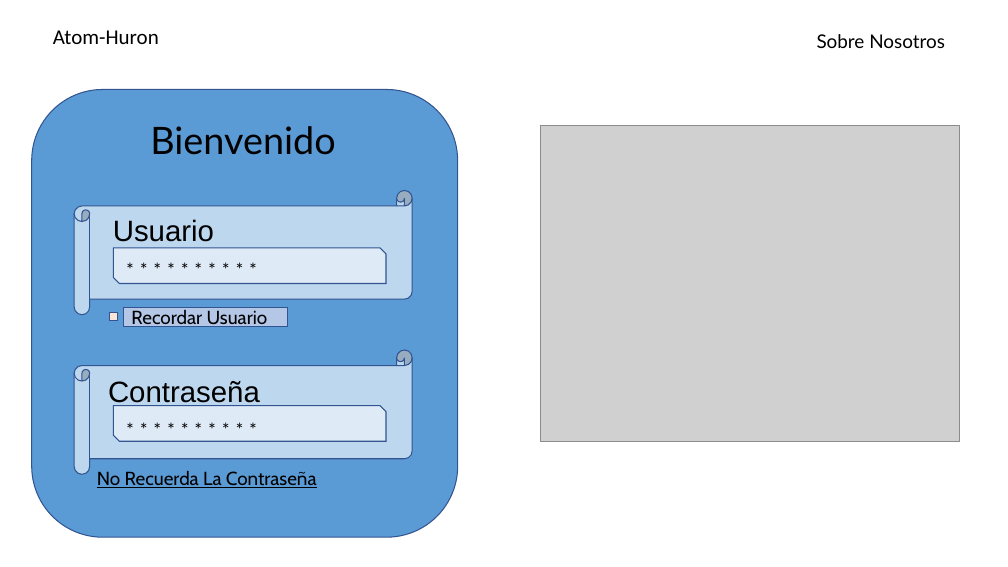
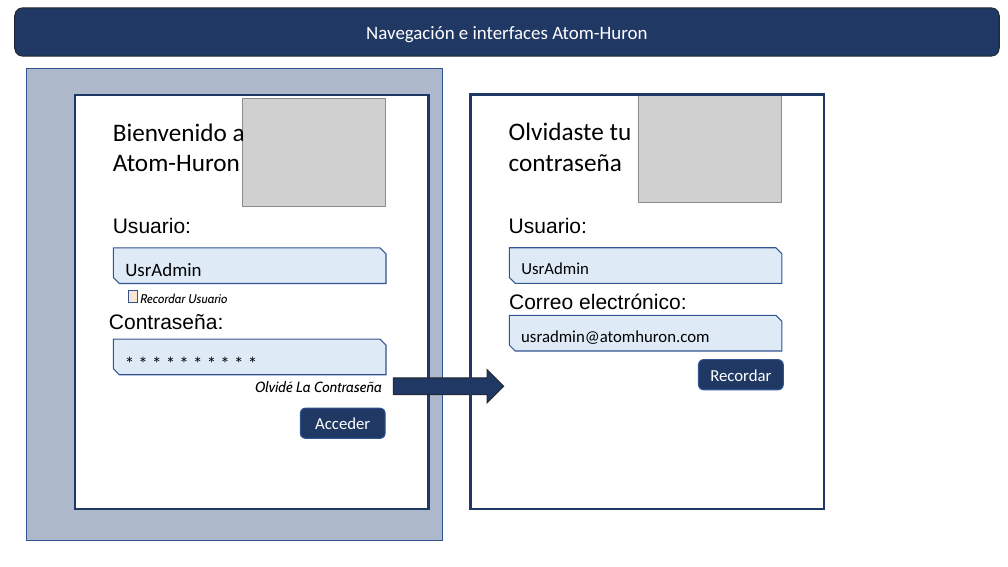
Before and after one commit to FerneyToledo/CMDB-Proyecto-Ciclo3, a slide deck: slide 1 of Documentación/Sprint 1/Navegación entre interfases e Interfases gráficas de usuario.pptx. Drawn at 1008x567 pixels with LibreOffice and Linux fonts; fonts in the diff are those of the drawing; grey boxes stand for pictures. Boxes give left, top, right and bottom in pixels: in the first picture for what was removed or moved away, otherwise in the second. Text is boxed around its words. In the diff, an @@ line names an element or a change of style, - is before the commit and + after.

Commit message:
Modificaciones a GUI de logín

```diff
--- a/Documentación/Sprint 1/Navegación entre interfases e Interfases gráficas de usuario.pptx
+++ b/Documentación/Sprint 1/Navegación entre interfases e Interfases gráficas de usuario.pptx
@@ rounded rectangle added at box(15, 8, 1000, 56), fill #203864, outline #222A35 1 pt, 18 pt, text #FFFFFF @@
+Navegación e interfaces Atom-Huron
@@ text removed at box(53, 30, 159, 44) @@
-Atom-Huron
@@ text removed at box(817, 34, 945, 48) @@
-Sobre Nosotros
@@ rectangle added at box(27, 69, 443, 541), fill #ADB9CA, outline #325491 1 pt @@
@@ rounded rectangle removed at box(32, 89, 457, 537) @@
@@ rectangle added at box(75, 95, 429, 509), fill #FFFFFF, outline #203864 2.25 pt @@
@@ picture: place and size @@
-picture at box(541, 126, 960, 441)
+picture at box(242, 99, 385, 207)
@@ rectangle added at box(471, 95, 825, 509), outline #203864 2.25 pt @@
@@ picture added at box(638, 95, 781, 203) @@
@@ text at box(113, 120, 245, 171): text changed; size 36 to 24 pt; font Lato to Calibri @@
-Bienvenido
+Bienvenido a
+Atom-Huron
@@ text added at box(509, 122, 632, 172), 24 pt, text #000000 @@
+Olvidaste tu contraseña
@@ horizontal scroll removed at box(74, 191, 412, 315) @@
@@ text at box(113, 217, 191, 234): text changed; size 28 to 20 pt @@
-Usuario
+Usuario:
@@ text added at box(509, 217, 587, 234), 20 pt, text #000000 @@
+Usuario:
@@ text at box(125, 263, 201, 276): text changed @@
-* * * * * * * * * *
+UsrAdmin
@@ snip diag rect added at box(510, 248, 783, 284), fill #DEEBF7, outline #325491 1 pt @@
@@ text added at box(521, 262, 589, 274), 16 pt, text #000000 @@
+UsrAdmin
@@ rectangle: place and size @@
-rectangle at box(109, 312, 118, 320)
+rectangle at box(129, 290, 138, 303)
@@ rectangle "Recordar Usuario": place and size @@
-rectangle "Recordar Usuario" at box(124, 308, 288, 327)
+rectangle "Recordar Usuario" at box(133, 288, 243, 308)
@@ rectangle "Recordar Usuario" at box(133, 288, 243, 308): size 18 to 12 pt, italic on; fill #B4C7E7 to #FFFFFF; outline #325491 1 pt to #FFFFFF 1 pt @@
@@ text added at box(509, 293, 686, 310), 20 pt, text #000000 @@
+Correo electrónico:
@@ text at box(109, 314, 223, 330): text changed; size 28 to 20 pt @@
-Contraseña
+Contraseña:
@@ snip diag rect added at box(510, 315, 783, 351), fill #DEEBF7, outline #325491 1 pt @@
@@ horizontal scroll removed at box(74, 350, 412, 474) @@
@@ snip diag rect: place and size @@
-snip diag rect at box(113, 406, 386, 442)
+snip diag rect at box(113, 340, 386, 375)
@@ text "* * * * * ..." rewrapped from box(118, 414, 481, 444) to box(117, 348, 303, 378) @@
@@ text added at box(521, 330, 709, 344), 16 pt, text #000000 @@
+usradmin@atomhuron.com
@@ text at box(255, 381, 382, 393): text changed; size 18 to 14 pt; italic on @@
-No Recuerda La Contraseña
+Olvidé La Contraseña
@@ right arrow added at box(393, 370, 504, 403), fill #203864, outline #222A35 1 pt @@
@@ rounded rectangle added at box(699, 360, 783, 390), fill #203864, outline #325491 1 pt, 16 pt, text #FFFFFF @@
+Recordar
@@ rounded rectangle added at box(300, 408, 385, 439), fill #203864, outline #325491 1 pt, 16 pt, text #FFFFFF @@
+Acceder
```
